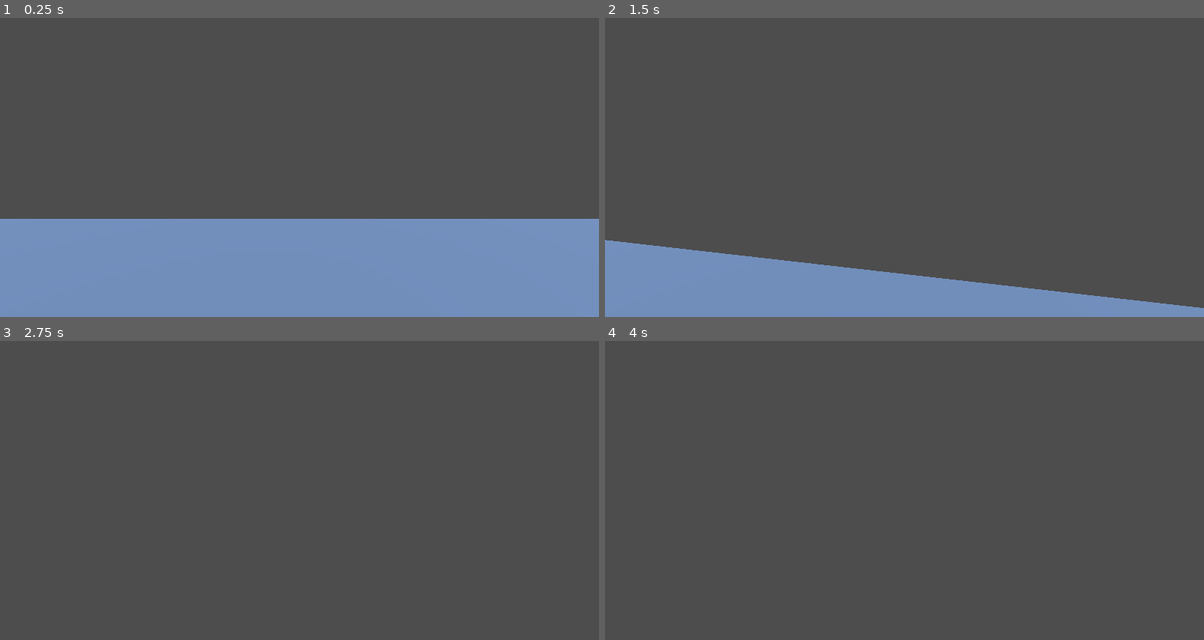
Above: before the commit, frames 1-4 (two rows, left to right).
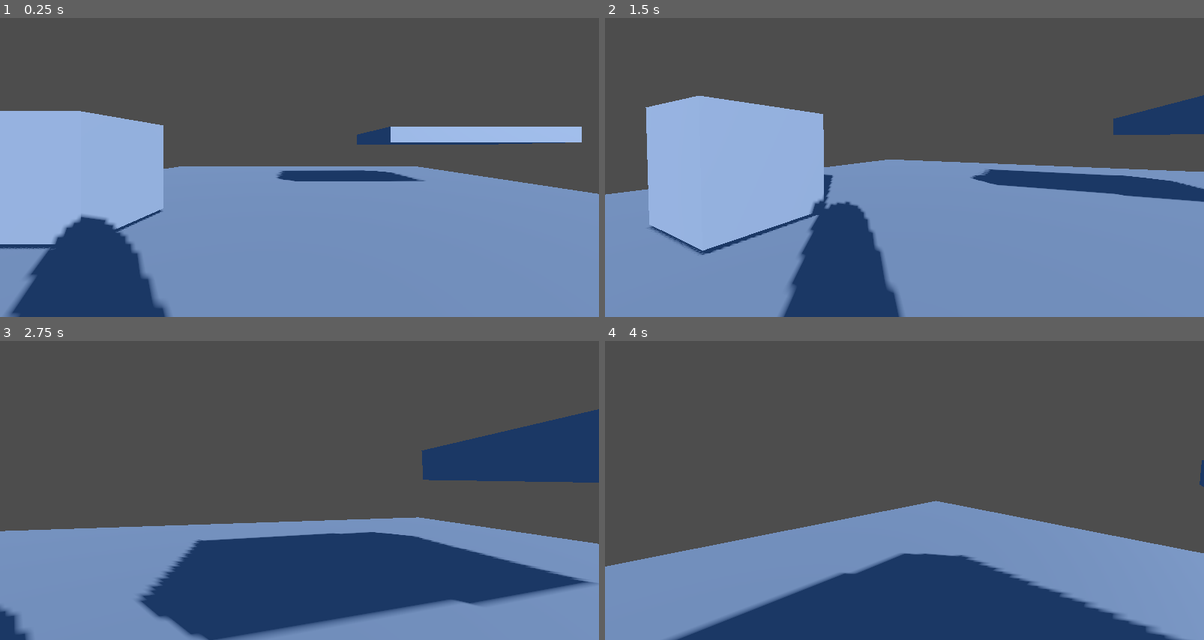
Above: after the commit, the same moments.

Repository: chpassos/fps_test
Game: Godot game, scene res://scenes/levels/world_test.tscn
Same seed, same stepped clock (60 frames per second), same inputs: the game is played once before the commit and once after it. The project has no main scene, so this scene is started directly.
Inputs (mouse positions are in pixels of both pictures, inside the frame that each line leads up to):
- Up to frame 1 (0.25 s): no input
- Up to frame 2 (1.5 s): tap Enter at 0.5 s; move the mouse to (934, 146) at 0.52 s; hold Ctrl (crouch) 0.53-1.28 s; hold W (move_forward) from 0.53 s (still down); tap Space (jump) at 0.77 s; move the mouse to (874, 149) at 1.27 s; tap Ctrl (crouch) at 1.35 s
- Up to frame 3 (2.75 s): keep holding W (move_forward); tap Space (jump) at 1.52 s; move the mouse to (311, 466) at 2.02 s; hold Ctrl (crouch) from 2.03 s (still down)
- Up to frame 4 (4 s): keep holding W (move_forward); move the mouse to (898, 478) at 2.77 s; release Ctrl (crouch) at 2.78 s; tap Ctrl (crouch) at 2.85 s; tap Space (jump) at 3.02, 3.77 s; move the mouse to (946, 475) at 3.52 s; hold Ctrl (crouch) from 3.53 s (still down)

The runs differ from the first frame. In frame 1, 30% of the frame differs, in the area x 0-100%, y 31-100%; in frame 2, 46%, in the area x 0-100%, y 25-100%; in frame 3, 43%; in frame 4, 37%.

Commit message:
Small fixes

Diff:
--- a/scenes/levels/world_test.tscn
+++ b/scenes/levels/world_test.tscn
@@ -60,5 +60,4 @@
 shape = SubResource("BoxShape3D_3lt5p")
 
 [node name="Player" parent="." instance=ExtResource("1_safxy")]
-transform = Transform3D(0.370184, 0, 0.928959, 0, 1, 0, -0.928959, 0, 0.370184, 2.79606, 1.26983, -5.30073)
-MOUSE_SENSITIVITY = 0.2
+transform = Transform3D(0.751978, 0, 0.659188, 0, 1, 0, -0.659188, 0, 0.751978, 0.0675955, 1.42893, 8.8877)
--- a/scenes/player/player.tscn
+++ b/scenes/player/player.tscn
@@ -103,7 +103,6 @@
 shape = SubResource("CapsuleShape3D_1rbmp")
 
 [node name="PlaceHolderMesh" type="MeshInstance3D" parent="CollisionShape3D"]
-visible = false
 mesh = SubResource("CapsuleMesh_0yxtb")
 
 [node name="CameraController" type="Node3D" parent="."]
